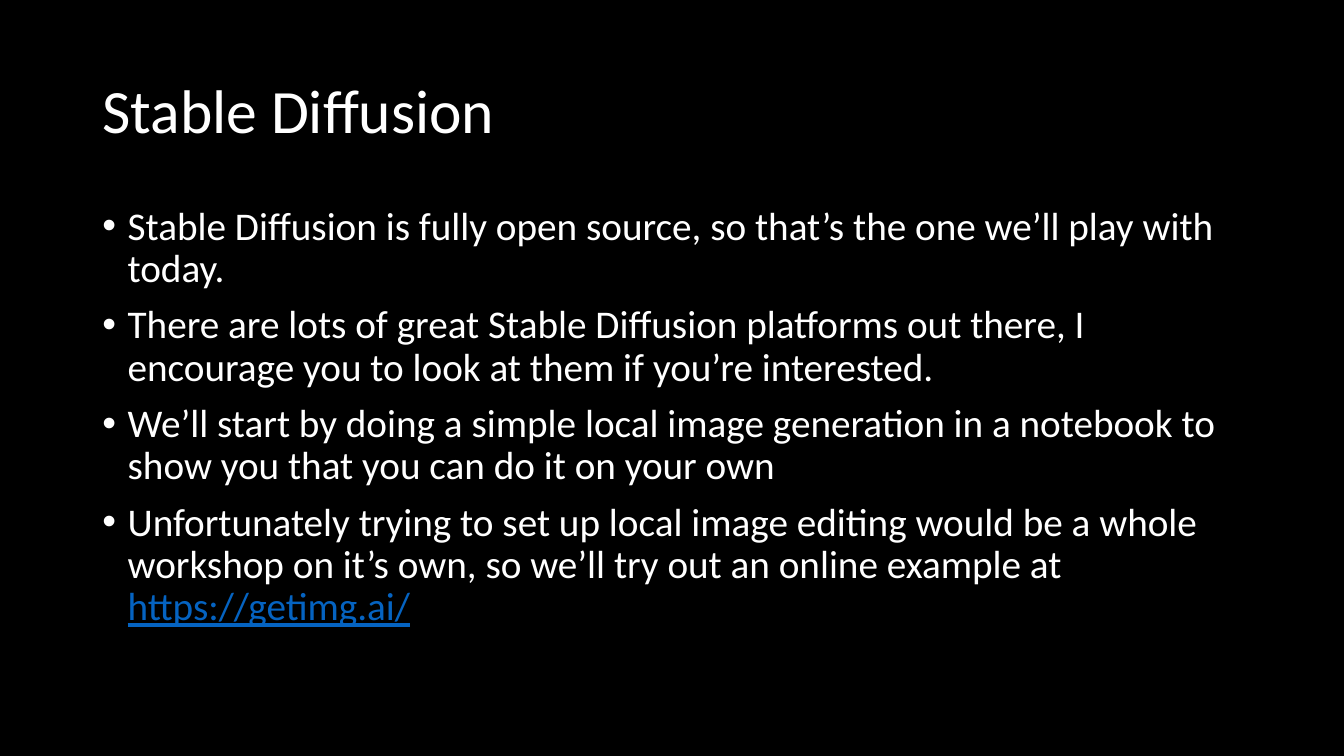
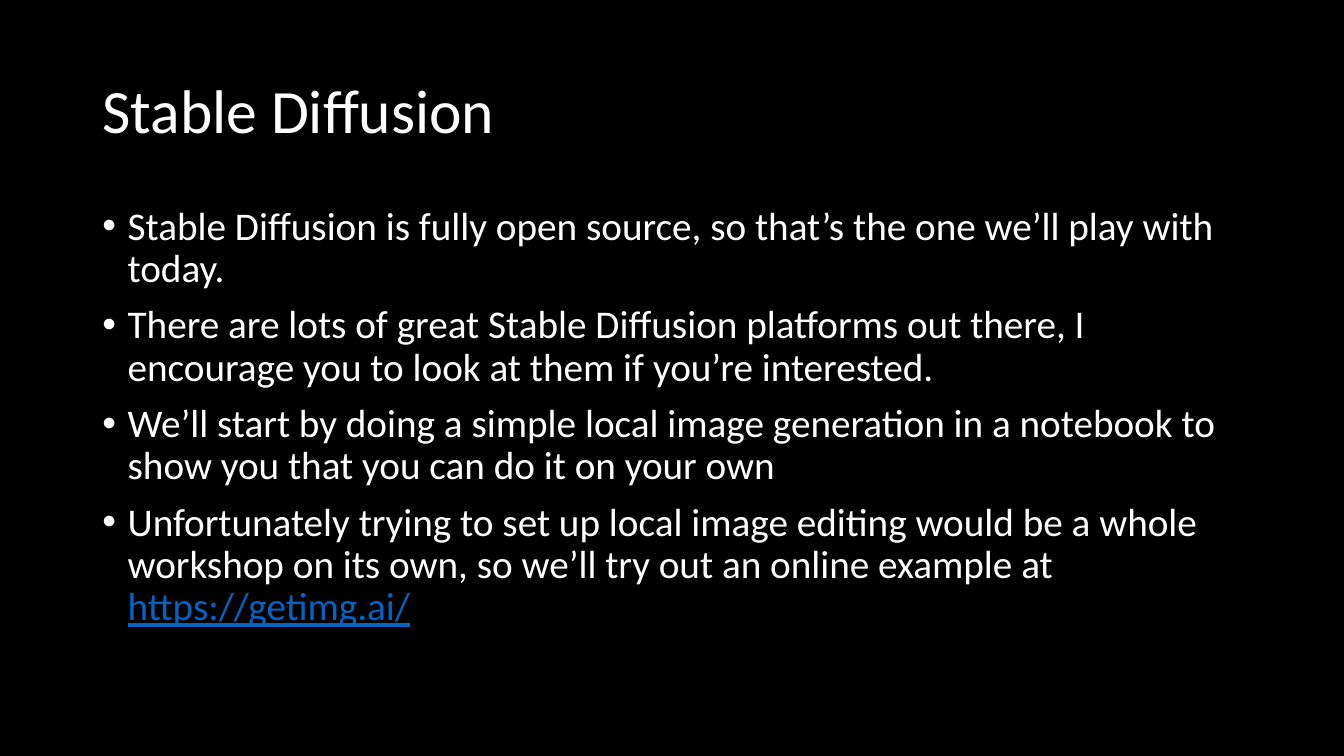
Before and after one commit to RobertKoehlmoos/getting-into-trouble-with-machine-learning-models, a slide deck: slide 19 of machine_learning_trouble.pptx. Drawn at 1344x756 pixels with LibreOffice and Linux fonts; fonts in the diff are those of the drawing. Boxes give left, top, right and bottom in pixels: in the first picture for what was removed or moved away, otherwise in the second. Text is boxed around its words. In the diff, an @@ line names an element or a change of style, - is before the commit and + after.

```diff
--- a/machine_learning_trouble.pptx
+++ b/machine_learning_trouble.pptx
@@ text at (128,508,1197,627): text changed @@
-• Unfortunately trying to set up local image editing would be a whole workshop on it’s own, so we’ll try out an online example at https://getimg.ai/
+• Unfortunately trying to set up local image editing would be a whole workshop on its own, so we’ll try out an online example at https://getimg.ai/
```
Also in this commit, not shown: 4 other slides changed, 5 other files.
